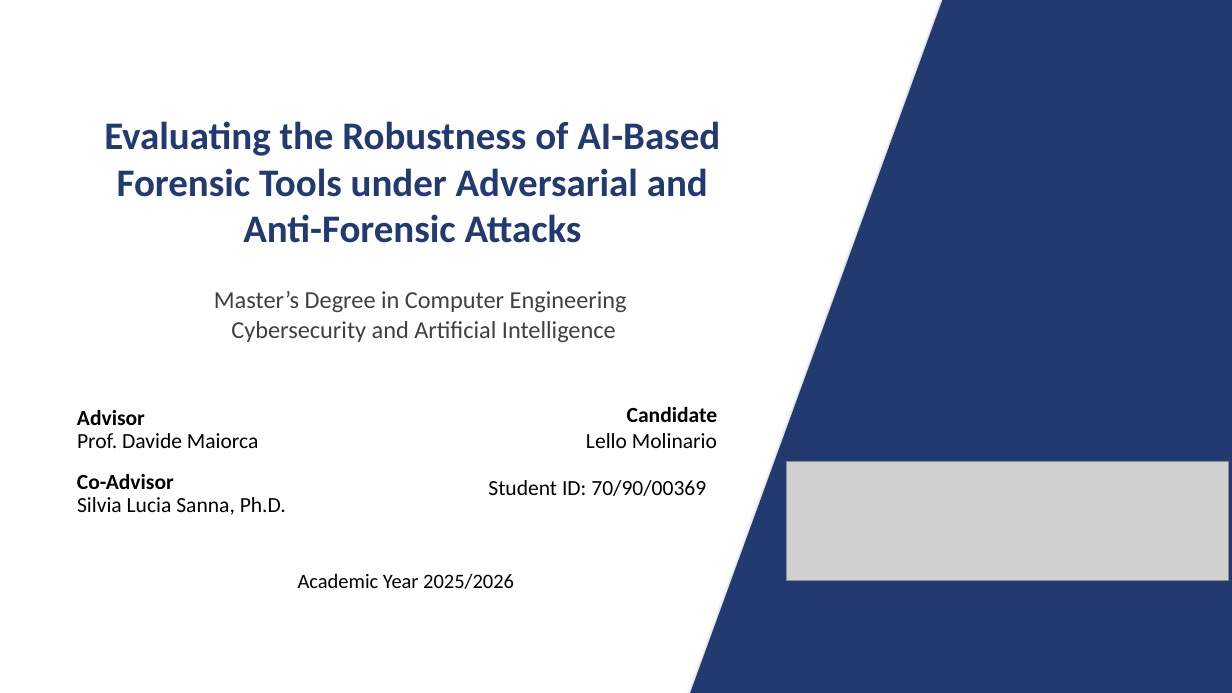
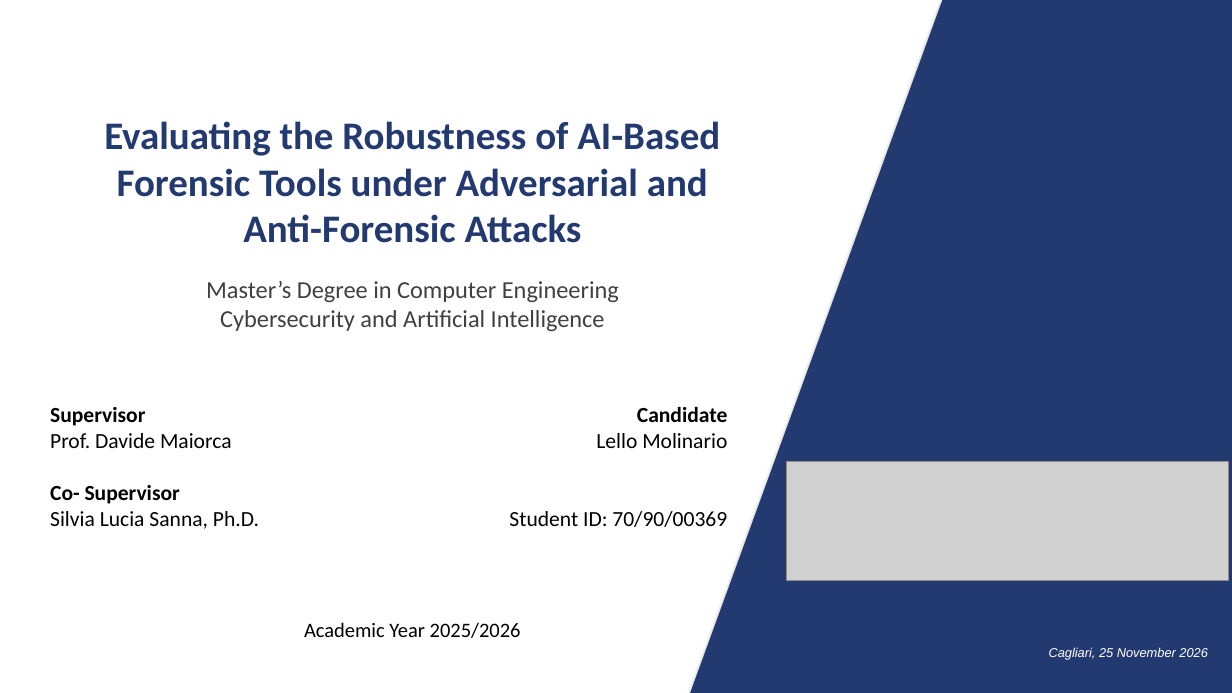
Before and after one commit to lmolinario/Molinario_Thesis_Defense_2026, a slide deck: slide 1 of Molinario_Thesis_Defense_2026.pptx. Drawn at 1232x693 pixels with LibreOffice and Linux fonts; fonts in the diff are those of the drawing; grey boxes stand for pictures. Boxes give left, top, right and bottom in pixels: in the first picture for what was removed or moved away, otherwise in the second. Text is boxed around its words. In the diff, an @@ line names an element or a change of style, - is before the commit and + after.

```diff
--- a/Molinario_Thesis_Defense_2026.pptx
+++ b/Molinario_Thesis_Defense_2026.pptx
@@ text "Master’s Degree in Computer Engineering": place and size @@
-text "Master’s Degree in Computer Engineering" at (214, 291, 627, 312)
+text "Master’s Degree in Computer Engineering" at (206, 281, 619, 331)
@@ text at (220, 310, 605, 331): paragraph added @@
+Cybersecurity and Artificial Intelligence
@@ text removed at (231, 321, 616, 342) @@
-Cybersecurity and Artificial Intelligence
@@ text at (50, 407, 232, 504): paragraphs added @@
+Supervisor
+Prof. Davide Maiorca
+Co- Supervisor
@@ text "Supervisor": place and size @@
-text "Supervisor" at (77, 497, 286, 515)
+text "Supervisor" at (50, 407, 259, 529)
@@ text removed at (77, 410, 145, 425) @@
-Advisor
@@ text "Candidate": place and size @@
-text "Candidate" at (488, 480, 706, 496)
+text "Candidate" at (509, 407, 728, 527)
@@ text at (596, 407, 728, 448): paragraphs added @@
+Candidate
+Lello Molinario
@@ text removed at (627, 407, 718, 422) @@
-Candidate
@@ text removed at (77, 433, 259, 448) @@
-Prof. Davide Maiorca
@@ text removed at (586, 433, 717, 448) @@
-Lello Molinario
@@ text removed at (77, 474, 174, 489) @@
-Co-Advisor
@@ text at (509, 511, 727, 527): alignment left to right @@
@@ text "Academic Year 2025/2026": place and size @@
-text "Academic Year 2025/2026" at (298, 573, 514, 589)
+text "Academic Year 2025/2026" at (304, 622, 521, 638)
@@ text added at (1049, 647, 1207, 660), 10 pt, text #FFFFFF, italic @@
+Cagliari, 25 November 2026
```
Also in this commit, not shown: 11 other slides changed, 1 slide added, 1 other file.
